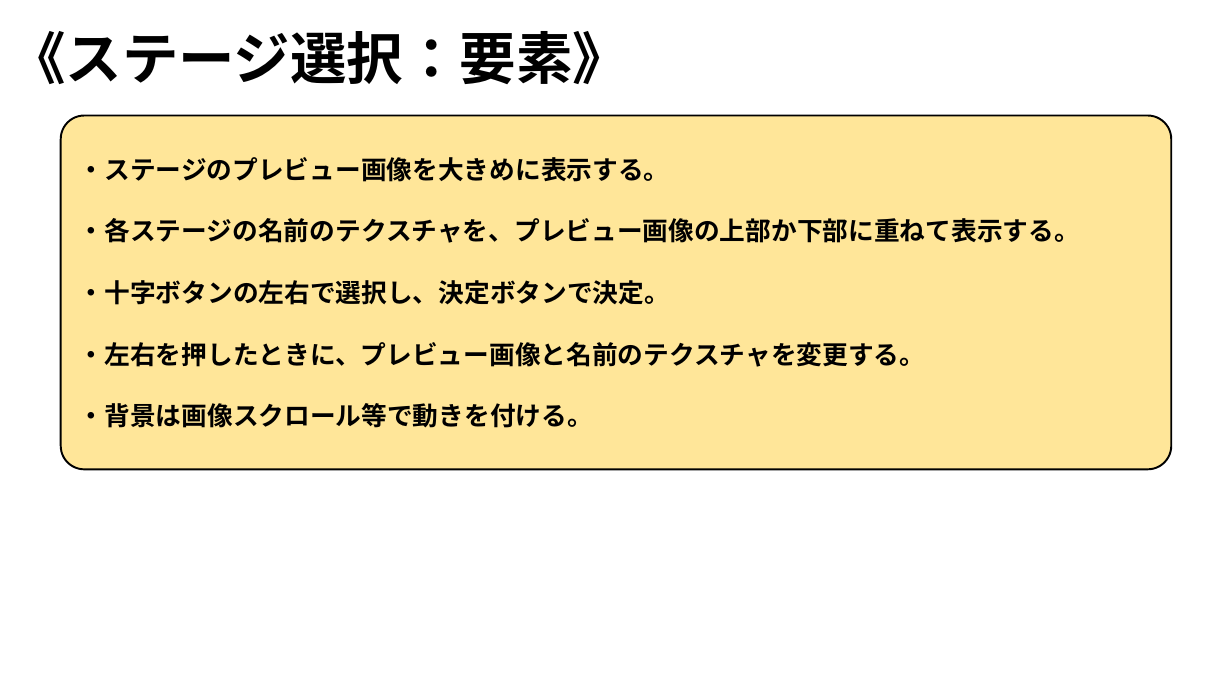
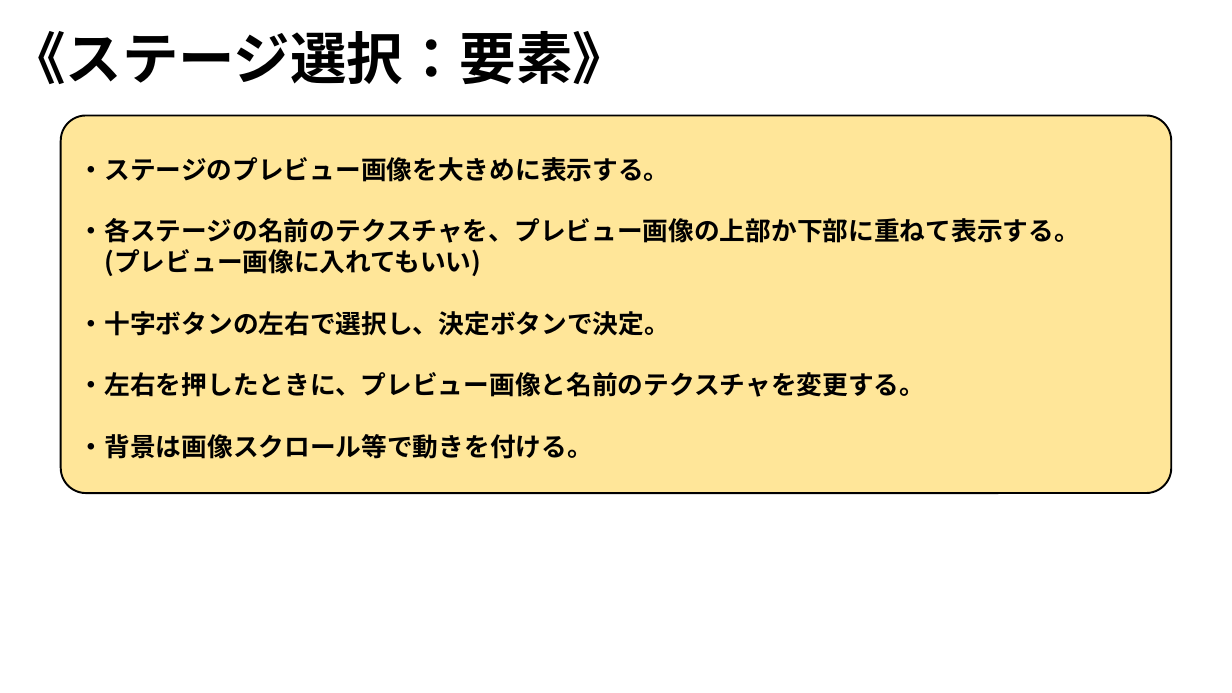
Before and after one commit to ARITA-MEIGEN/C-Team001, a slide deck: slide 16 of data/GS3_チーム2_仕様書.pptx. Drawn at 1232x693 pixels with LibreOffice and Linux fonts; fonts in the diff are those of the drawing; background and template pictures are left out. Boxes give left, top, right and bottom in pixels: in the first picture for what was removed or moved away, otherwise in the second. Text is boxed around its words. In the diff, an @@ line names an element or a change of style, - is before the commit and + after.

```diff
--- a/data/GS3_チーム2_仕様書.pptx
+++ b/data/GS3_チーム2_仕様書.pptx
@@ rounded rectangle: place and size @@
-rounded rectangle at bbox=[61, 116, 1172, 470]
+rounded rectangle at bbox=[61, 116, 1172, 494]
@@ text at bbox=[105, 249, 482, 276]: paragraph added @@
+(プレビュー画像に入れてもいい)
```
Also in this commit, not shown: 2 other slides changed.
